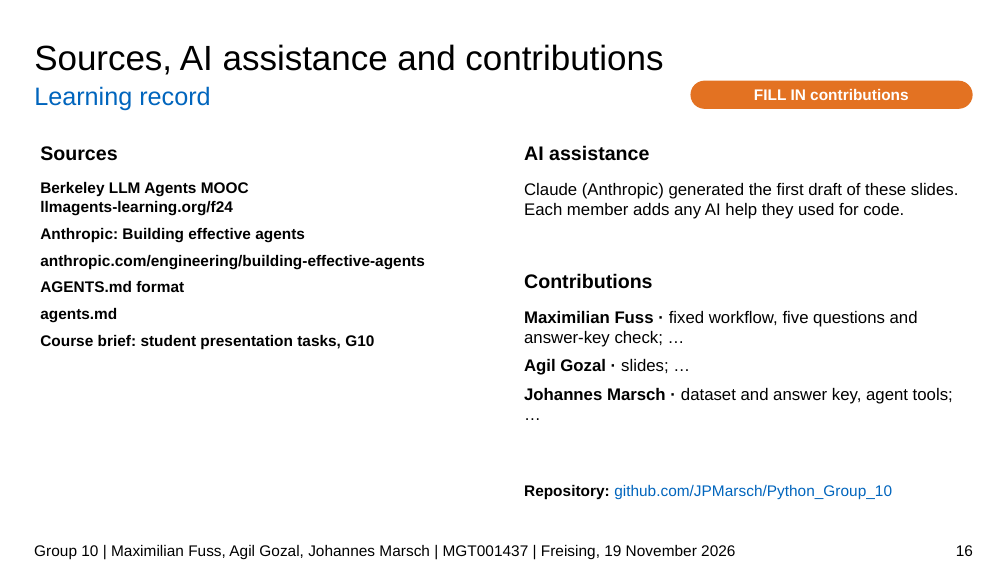
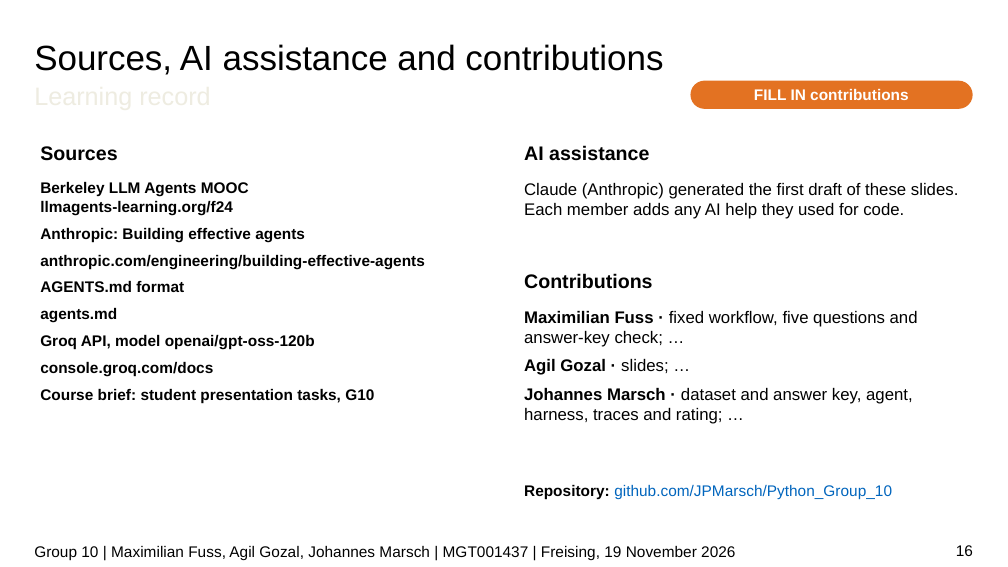
Before and after one commit to JPMarsch/Python_Group_10, a slide deck: slide 16 of presentation/G10_presentation_draft.pptx. Drawn at 1008x567 pixels with LibreOffice and Linux fonts; fonts in the diff are those of the drawing; background and template pictures are left out. Boxes give left, top, right and bottom in pixels: in the first picture for what was removed or moved away, otherwise in the second. Text is boxed around its words. In the diff, an @@ line names an element or a change of style, - is before the commit and + after.

```diff
--- a/presentation/G10_presentation_draft.pptx
+++ b/presentation/G10_presentation_draft.pptx
@@ text "Learning record" at box(34, 76, 973, 111): text colour #0065BD to #EEECE1 @@
@@ text at box(40, 335, 315, 377): paragraph added @@
+Groq API, model openai/gpt-oss-120b
+console.groq.com/docs
@@ text at box(524, 388, 913, 424): text changed @@
-Johannes Marsch · dataset and answer key, agent tools; …
+Johannes Marsch · dataset and answer key, agent, harness, traces and rating; …
```
Also in this commit, not shown: 15 other slides changed.
